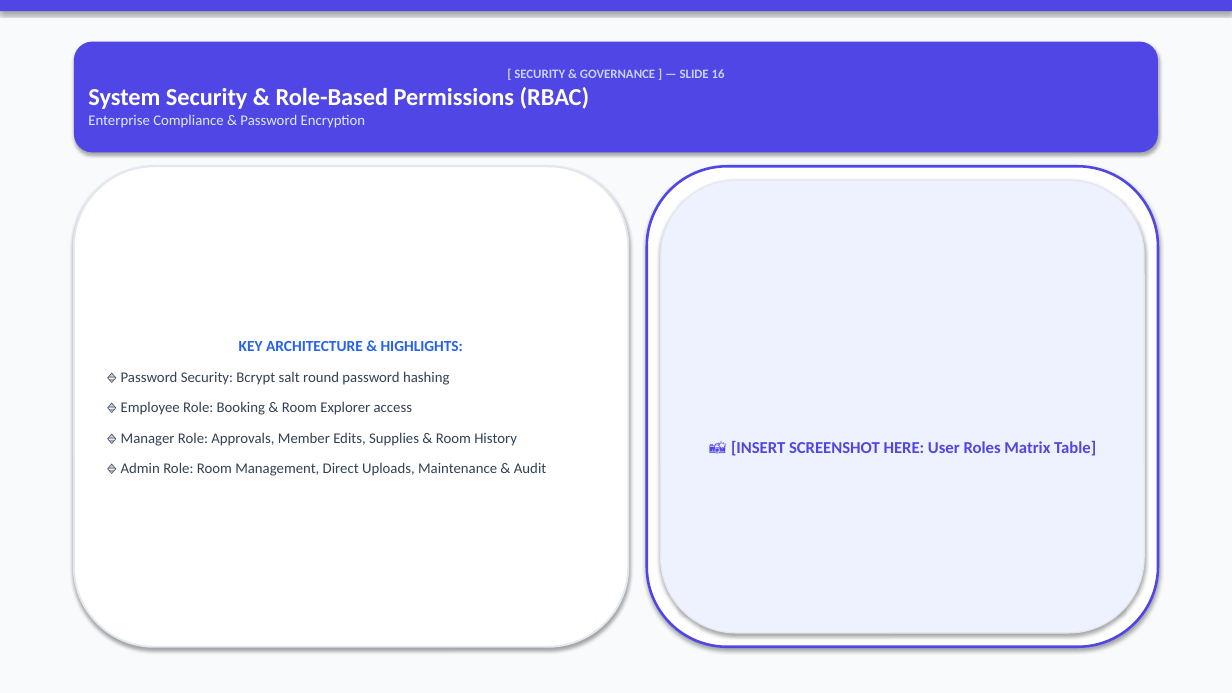
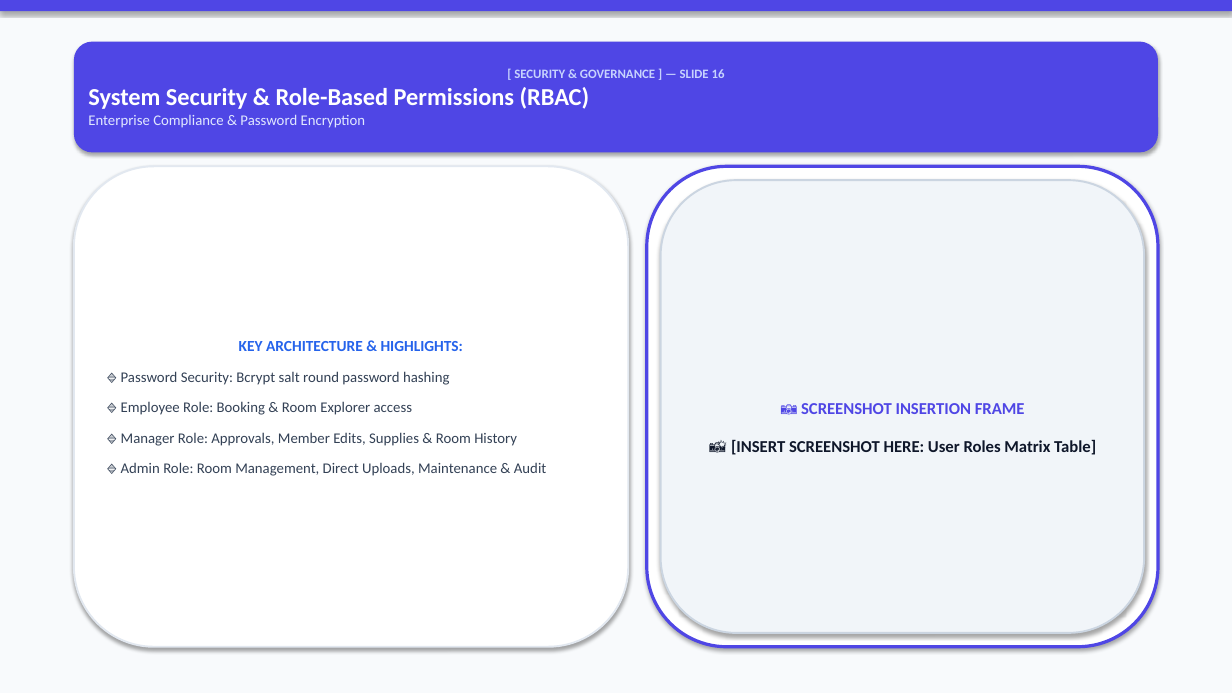
Before and after one commit to VishalMishraCSE/meeting-room-booking-system, a slide deck: slide 16 of document/PRESENTATION_DECK_SLIDES.pptx. Drawn at 1232x693 pixels with LibreOffice and Linux fonts; fonts in the diff are those of the drawing. Boxes give left, top, right and bottom in pixels: in the first picture for what was removed or moved away, otherwise in the second. Text is boxed around its words. In the diff, an @@ line names an element or a change of style, - is before the commit and + after.

```diff
--- a/document/PRESENTATION_DECK_SLIDES.pptx
+++ b/document/PRESENTATION_DECK_SLIDES.pptx
@@ rounded rectangle at (647, 166, 1158, 647): outline #4F46E5 2 pt to #4F46E5 2.5 pt @@
@@ rounded rectangle "📷 SCREENSHOT INSERTION FRAME" at (661, 180, 1144, 633): fill #EEF2FF to #F1F5F9; outline #E2E8F0 1 pt to #CBD5E1 1.5 pt @@
@@ text in rounded rectangle at (801, 403, 1025, 414): paragraph added @@
+📷 SCREENSHOT INSERTION FRAME
@@ text in rounded rectangle at (731, 439, 1096, 455): text colour #4F46E5 to #0F172A in "📸 [INSERT SCREENSHOT HERE: User Roles Matrix ..."; more space between paragraphs @@
```
Also in this commit, not shown: 16 other slides changed, 53 other files.
